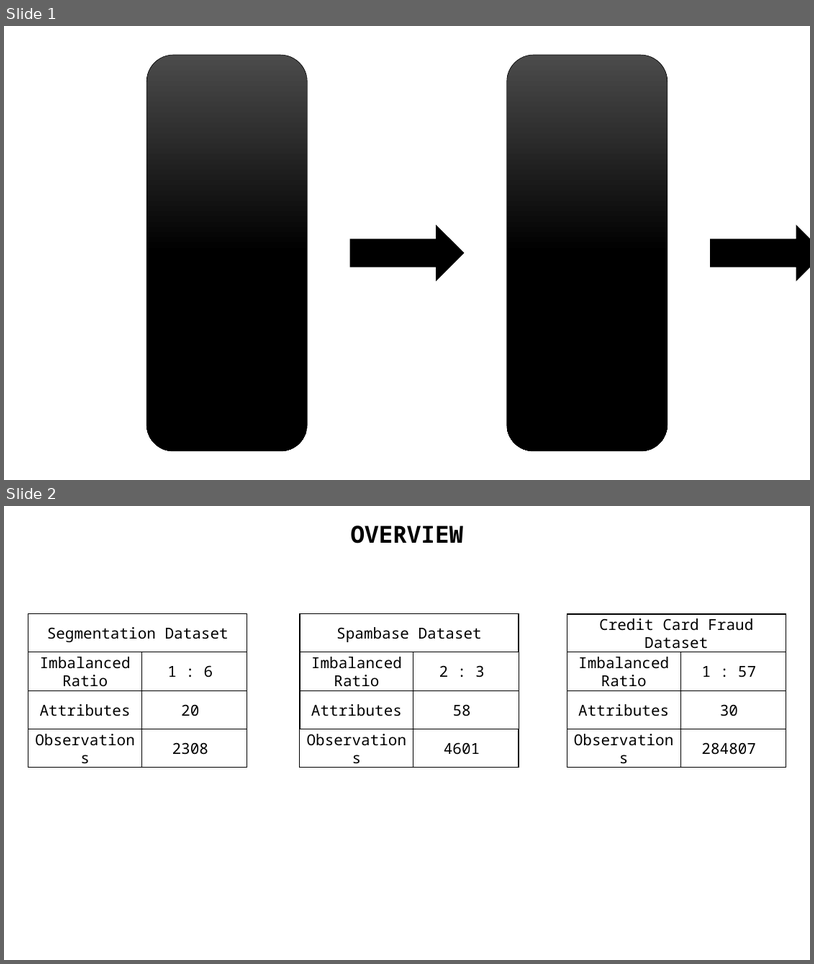
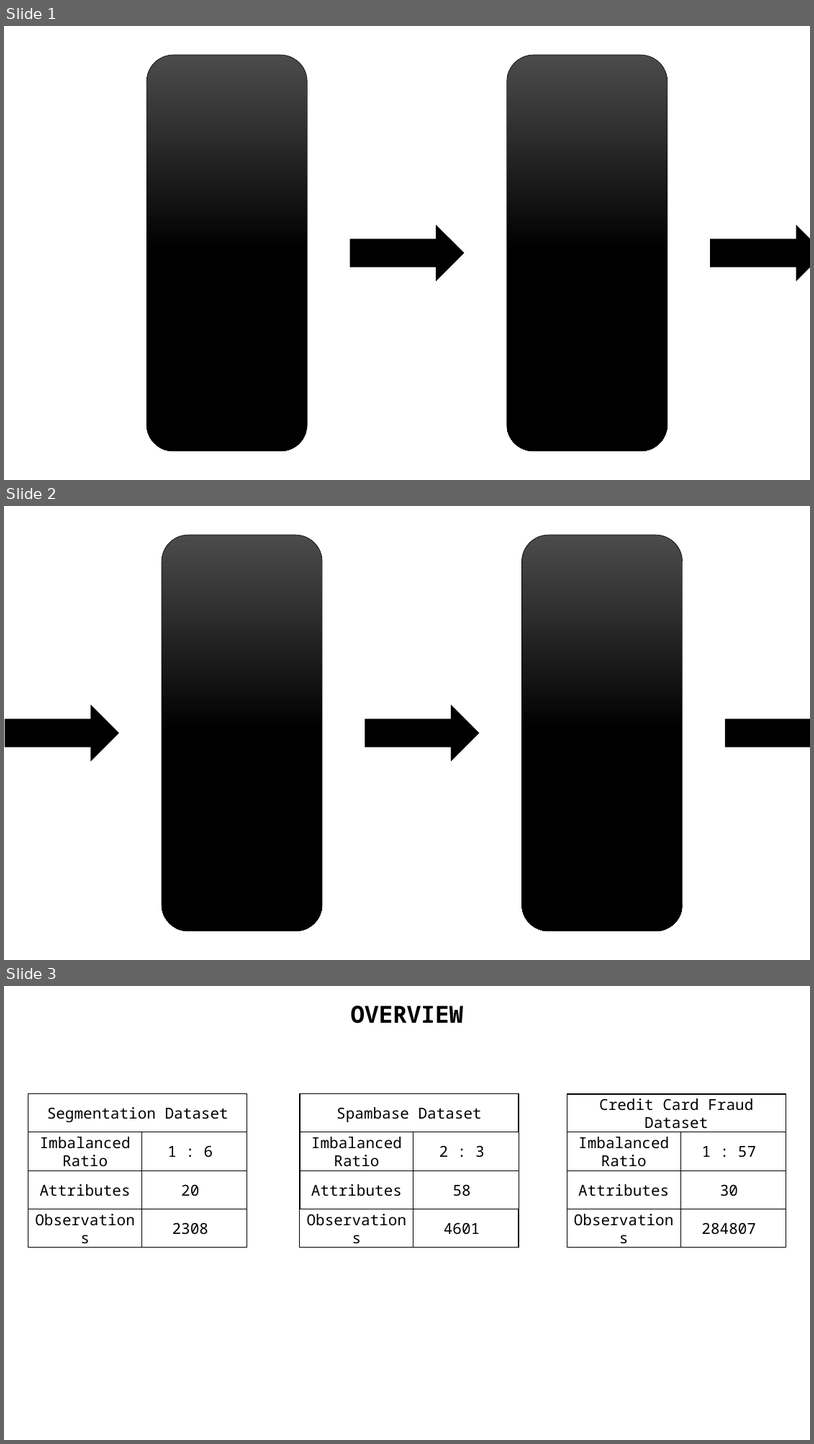
Before and after one commit to zkgz/skripsi, a slide deck: skripsi/Skripsi Pro/Presentation1.pptx. Shown one above the other, each under a label of ours: slides 1 and 2 before the commit, slides 1, 2 and 3 after it. The pictures are 814x964 and 814x1444 pixels, drawn with LibreOffice and Linux fonts; fonts in the diff are those of the drawing. Boxes give left, top, right and bottom in pixels: in the first picture for what was removed or moved away, otherwise in the second. Text is boxed around its words. In the diff, an @@ line names an element or a change of style, - is before the commit and + after.

```diff
--- a/skripsi/Skripsi Pro/Presentation1.pptx
+++ b/skripsi/Skripsi Pro/Presentation1.pptx
@@ slide 2 added at (4,506,810,960), background #FFFFFF @@
@@ rounded rectangle added at (162,535,323,932), fill gradient #4B4B4B to #000000, outline #000000 0.5 pt @@
@@ rounded rectangle added at (522,535,684,932), fill gradient #4B4B4B to #000000, outline #000000 0.5 pt @@
@@ right arrow added at (5,705,119,762), fill #000000 @@
@@ right arrow added at (365,705,479,762), fill #000000 @@
@@ right arrow added at (725,705,810,762), fill #000000 @@
@@ what was slide 2 is now slide 3 @@
```
Also in this commit, not shown: 1 other file.
